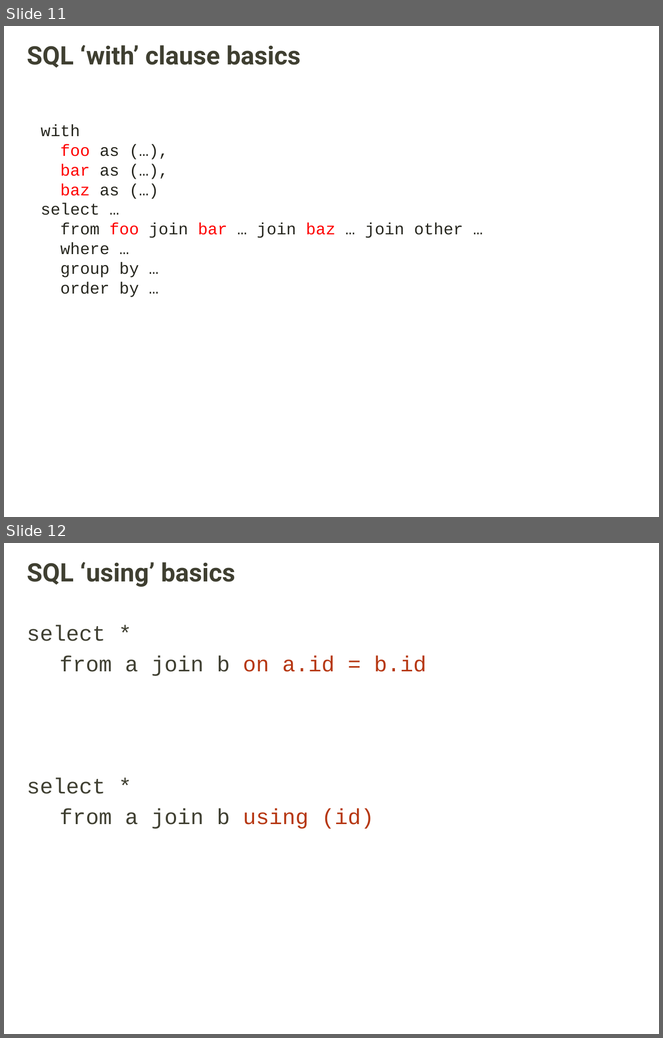
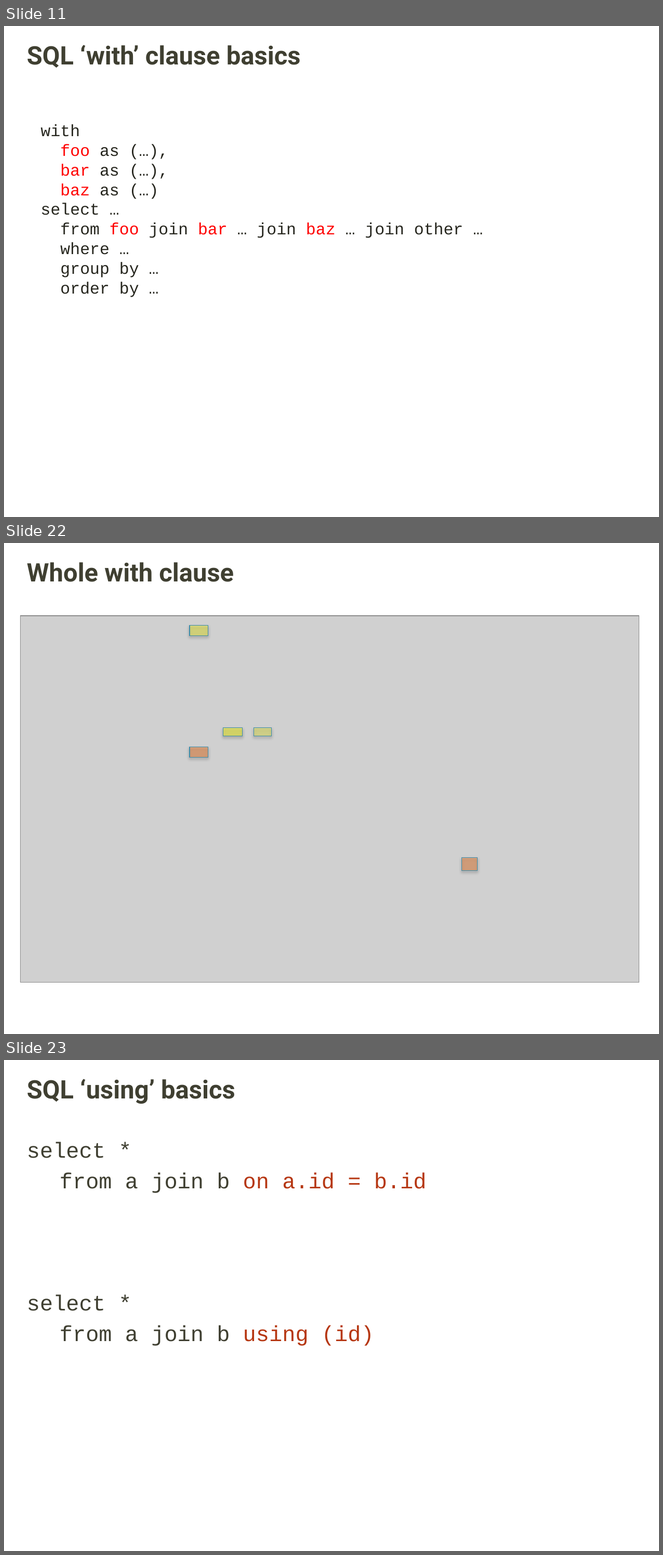
Before and after one commit to thepler/using-using-with-with, a slide deck: using-using-with-with.pptx. Shown one above the other, each under a label of ours: slides 11 and 12 before the commit, slides 11, 22 and 23 after it; the slides between them are not shown. The pictures are 663x1038 and 663x1555 pixels, drawn with LibreOffice and Linux fonts; fonts in the diff are those of the drawing; grey boxes stand for pictures; background and template pictures are left out. Boxes give left, top, right and bottom in pixels: in the first picture for what was removed or moved away, otherwise in the second. Text is boxed around its words. In the diff, an @@ line names an element or a change of style, - is before the commit and + after.

Commit message:
more slides through with clauses

```diff
--- a/using-using-with-with.pptx
+++ b/using-using-with-with.pptx
@@ slide 22 added at <box>4,543,659,1034</box>, background picture (left out) @@
@@ title added at <box>27,562,234,582</box>, 28 pt, text #3F3F32, bold @@
+Whole with clause
@@ picture added at <box>21,616,639,982</box> @@
@@ rectangle added at <box>190,626,208,636</box>, fill #FFFF00 at 34% opacity, outline #3B8DAA 0.75 pt @@
@@ rectangle added at <box>223,728,243,736</box>, fill #FFFF00 at 42% opacity, outline #3B8DAA 0.75 pt @@
@@ rectangle added at <box>254,728,271,736</box>, fill #FFFF00 at 28% opacity, outline #3B8DAA 0.75 pt @@
@@ rectangle added at <box>190,747,208,758</box>, fill #FF6600 at 36% opacity, outline #3B8DAA 0.75 pt @@
@@ rectangle added at <box>462,858,478,871</box>, fill #FF6600 at 34% opacity, outline #3B8DAA 0.75 pt @@
@@ what was slide 12 is now slide 23 @@
```
Also in this commit, not shown: 1 slide changed, 10 other slides added.
